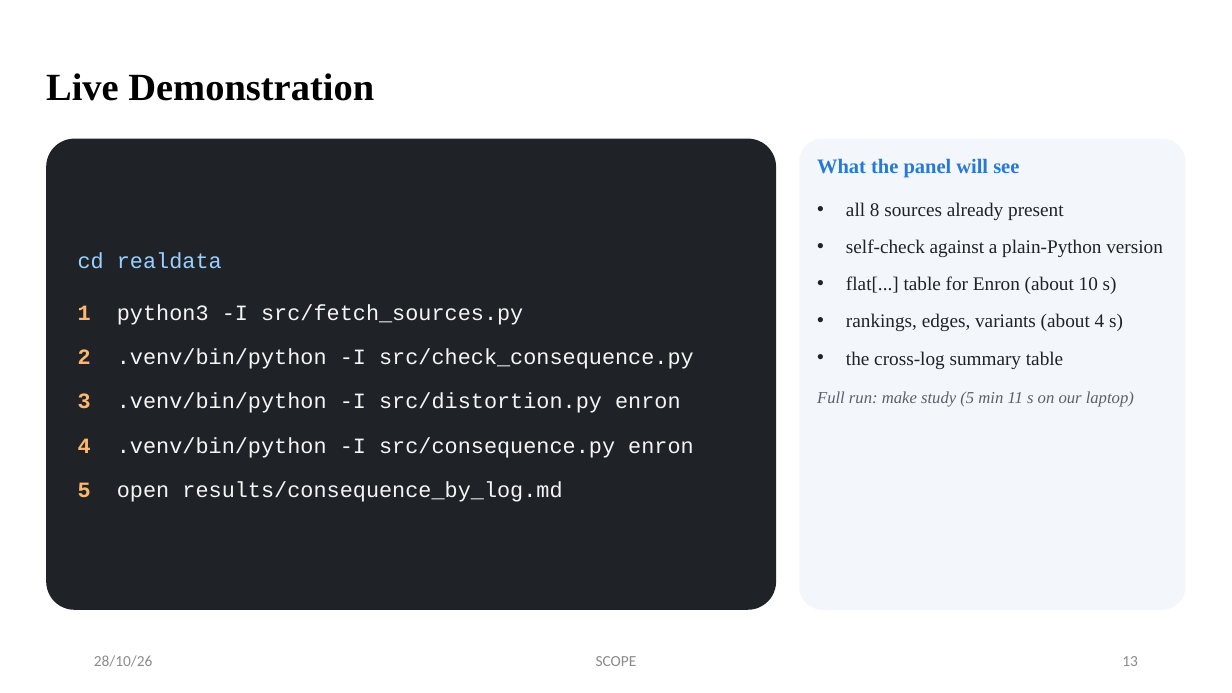
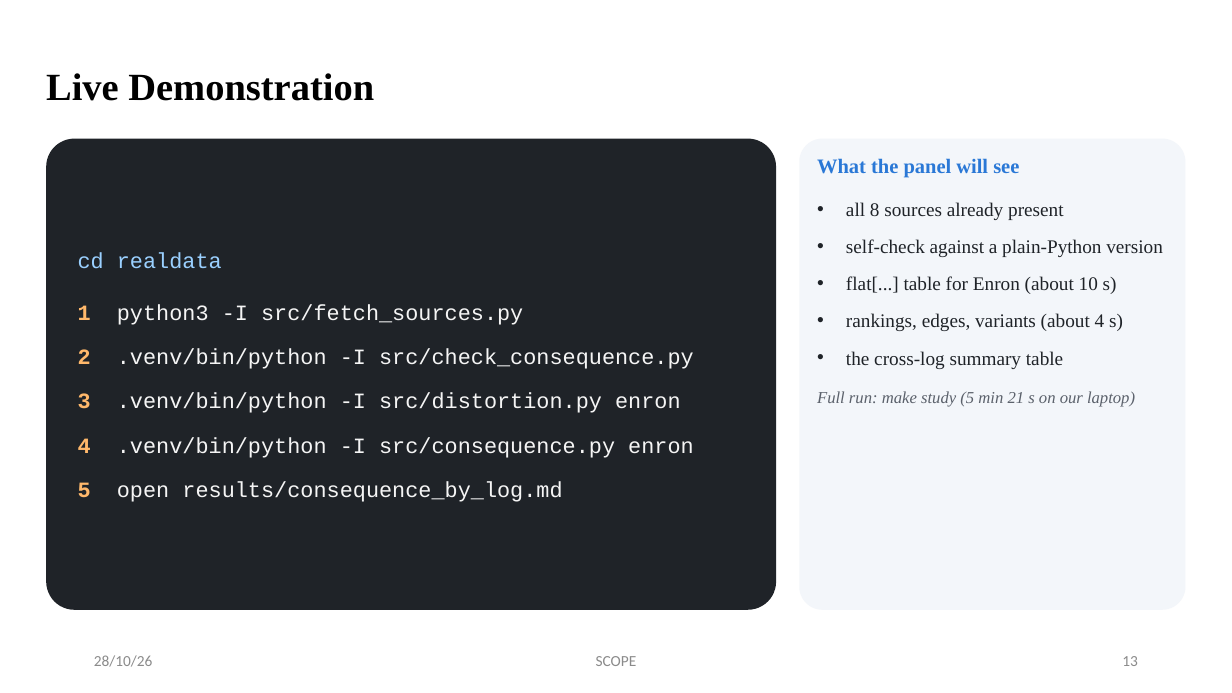
Before and after one commit to ssaakaash/ocel-research, a slide deck: slide 13 of docs/review-3/Team1_Review3_OCEL.pptx. Drawn at 1232x693 pixels with LibreOffice and Linux fonts; fonts in the diff are those of the drawing. Boxes give left, top, right and bottom in pixels: in the first picture for what was removed or moved away, otherwise in the second. Text is boxed around its words. In the diff, an @@ line names an element or a change of style, - is before the commit and + after.

```diff
--- a/docs/review-3/Team1_Review3_OCEL.pptx
+++ b/docs/review-3/Team1_Review3_OCEL.pptx
@@ text in rounded rectangle at [817, 391, 1135, 407]: text changed @@
-Full run: make study (5 min 11 s on our laptop)
+Full run: make study (5 min 21 s on our laptop)
```
Also in this commit, not shown: 1 other slide changed, 18 other files.
